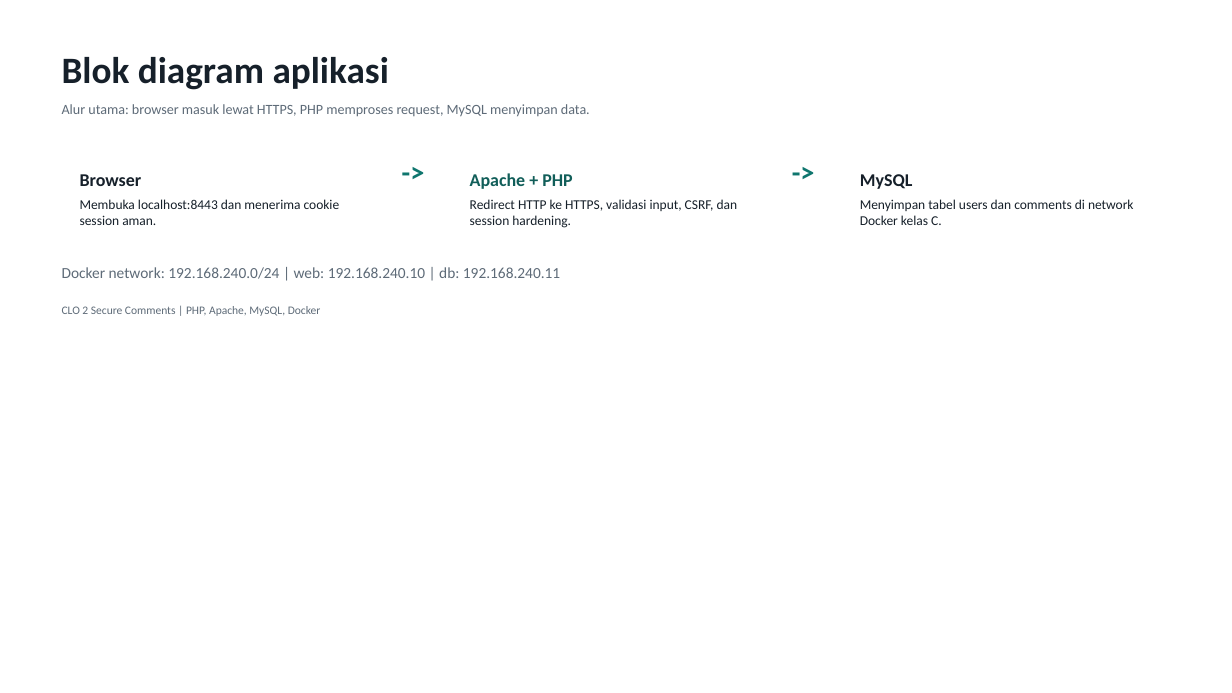
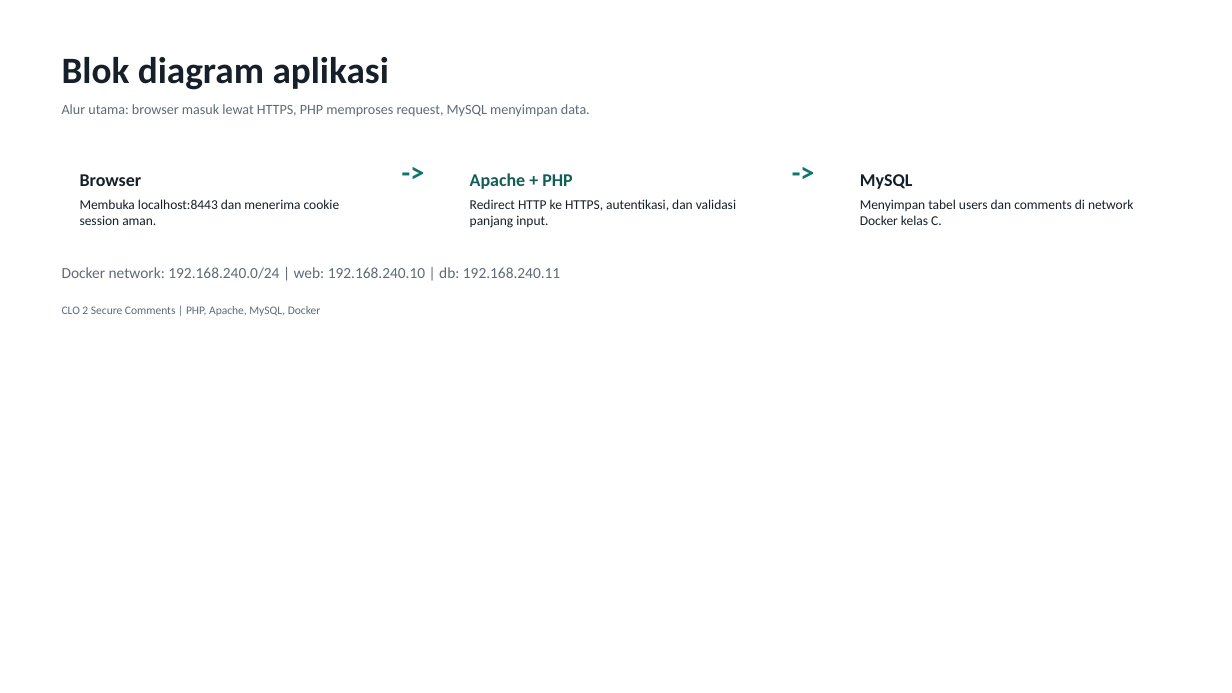
Before and after one commit to ArdeezYy/mawang_clo2, a slide deck: slide 4 of presentation/output/CLO2_Secure_Comments.pptx. Drawn at 1232x693 pixels with LibreOffice and Linux fonts; fonts in the diff are those of the drawing. Boxes give left, top, right and bottom in pixels: in the first picture for what was removed or moved away, otherwise in the second. Text is boxed around its words. In the diff, an @@ line names an element or a change of style, - is before the commit and + after.

```diff
--- a/presentation/output/CLO2_Secure_Comments.pptx
+++ b/presentation/output/CLO2_Secure_Comments.pptx
@@ text at (470, 199, 736, 228): text changed @@
-Redirect HTTP ke HTTPS, validasi input, CSRF, dan session hardening.
+Redirect HTTP ke HTTPS, autentikasi, dan validasi panjang input.
```
Also in this commit, not shown: 4 other slides changed, 1 slide added, 1 slide removed, 13 other files.
